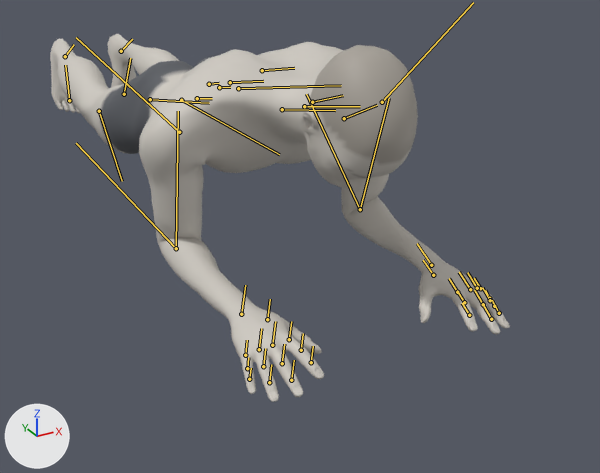
One commit to the glTF model exports/front-plank.glb: the scene before it, then after it.
One viewpoint serves both versions: a 50 mm lens placed at (-0.724, -1.82, 0.743), pointed at (0.159, -0.215, -0.059). Every picture has the same lights, and +X, +Y and +Z are marked at lower left. The picture after the commit comes second. Both versions are drawn at frame 273 of the action 'front-plank'; the numbers are the values there. The bones that change, and the others that lie on the model, are drawn over the model as lines.
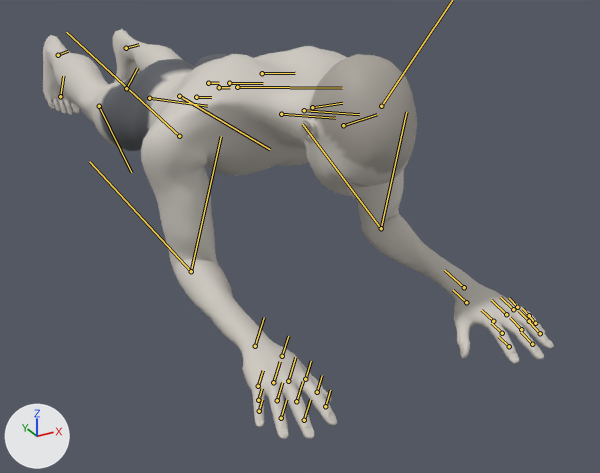
Where the change shows, as pixel boxes [x1, y1, x2, y2] in the pictures (600 x 473 px):
'Mesh_0', posed (11% wider, 12% taller): before [50, 34, 510, 402]; after [43, 29, 554, 440]
bone 'pelvis', root to tip: before (197, 98) to (212, 98); after (196, 97) to (211, 97)
bone 'lowerarm_l', root to tip: before (360, 209) to (389, 98); after (381, 228) to (406, 112)
bone 'hand_l', root to tip: before (431, 265) to (417, 243); after (464, 287) to (444, 270)
bone 'upperarm_r', root to tip: before (179, 132) to (76, 37); after (179, 136) to (66, 32)
bone 'lowerarm_r', root to tip: before (176, 248) to (76, 143); after (191, 271) to (89, 161)
bone 'hand_r', root to tip: before (241, 314) to (245, 285); after (255, 346) to (264, 317)
bone 'calf_l', root to tip: before (181, 100) to (279, 154); after (179, 96) to (270, 149)
bone 'foot_l', root to tip: before (121, 51) to (132, 39); after (126, 48) to (139, 44)
bone 'ball_l', root to tip: before (124, 94) to (130, 58); after (126, 88) to (137, 68)
bone 'calf_r', root to tip: before (99, 111) to (122, 181); after (99, 106) to (131, 172)
bone 'foot_r', root to tip: before (65, 56) to (74, 44); after (58, 55) to (68, 51)
bone 'ball_r', root to tip: before (69, 100) to (65, 65); after (60, 96) to (63, 76)

Diff of the bpy script that builds the scene:
```diff
--- a/exports/front-plank.glb.py
+++ b/exports/front-plank.glb.py
@@ bone_pelvis @@
 bone_pelvis = bpy.data.objects['Body'].pose.bones['pelvis']  # child of 'Root'
-bone_pelvis.location = (-0.006, -0.729, 0.0)
-bone_pelvis.rotation_quaternion = (0.782, 0.0, 0.0, -0.624)  # degrees (0, 0, -77)
+bone_pelvis.location = (-0.01, -0.726, 0.0)
+bone_pelvis.rotation_quaternion = (0.774, 0.0, 0.0, -0.633)  # degrees (0, 0, -79)
@@ bone_upperarm_l @@
 bone_upperarm_l = bpy.data.objects['Body'].pose.bones['upperarm_l']  # child of 'clavicle_l'
-bone_upperarm_l.rotation_quaternion = (0.802, -0.282, -0.146, 0.505)  # degrees (-37, 3, 63)
+bone_upperarm_l.rotation_quaternion = (0.71, -0.236, -0.199, 0.633)  # degrees (-36, 1, 83)
@@ bone_lowerarm_l @@
 bone_lowerarm_l = bpy.data.objects['Body'].pose.bones['lowerarm_l']  # child of 'upperarm_l'
-bone_lowerarm_l.rotation_quaternion = (0.877, 0.133, -0.371, 0.273)  # degrees (3, -46, 33)
+bone_lowerarm_l.rotation_quaternion = (0.941, 0.123, -0.269, 0.164)  # degrees (10, -33, 17)
@@ bone_hand_l @@
 bone_hand_l = bpy.data.objects['Body'].pose.bones['hand_l']  # child of 'lowerarm_l'
-bone_hand_l.rotation_quaternion = (0.871, 0.402, -0.18, -0.218)  # degrees (52, -8, -32)
+bone_hand_l.rotation_quaternion = (0.801, 0.474, -0.253, -0.264)  # degrees (65, -9, -42)
@@ bone_upperarm_r @@
 bone_upperarm_r = bpy.data.objects['Body'].pose.bones['upperarm_r']  # child of 'clavicle_r'
-bone_upperarm_r.rotation_quaternion = (0.802, 0.282, 0.146, 0.505)  # degrees (37, -3, 63)
+bone_upperarm_r.rotation_quaternion = (0.71, 0.236, 0.199, 0.633)  # degrees (36, -1, 83)
@@ bone_lowerarm_r @@
 bone_lowerarm_r = bpy.data.objects['Body'].pose.bones['lowerarm_r']  # child of 'upperarm_r'
-bone_lowerarm_r.rotation_quaternion = (0.877, -0.133, 0.371, 0.273)  # degrees (-3, 46, 33)
+bone_lowerarm_r.rotation_quaternion = (0.941, -0.123, 0.269, 0.164)  # degrees (-10, 33, 17)
@@ bone_hand_r @@
 bone_hand_r = bpy.data.objects['Body'].pose.bones['hand_r']  # child of 'lowerarm_r'
-bone_hand_r.rotation_quaternion = (-0.871, 0.402, -0.18, 0.218)  # degrees (-52, 8, -32)
+bone_hand_r.rotation_quaternion = (-0.801, 0.474, -0.253, 0.264)  # degrees (-65, 9, -42)
@@ bone_calf_l @@
 bone_calf_l = bpy.data.objects['Body'].pose.bones['calf_l']  # child of 'thigh_l'
-bone_calf_l.rotation_quaternion = (0.985, -0.043, 0.023, -0.163)  # degrees (-5, 2, -19)
+bone_calf_l.rotation_quaternion = (0.989, -0.017, 0.018, -0.145)  # degrees (-2, 2, -17)
@@ bone_foot_l @@
 bone_foot_l = bpy.data.objects['Body'].pose.bones['foot_l']  # child of 'calf_l'
-bone_foot_l.rotation_quaternion = (0.958, 0.082, -0.078, 0.263)  # degrees (7, -11, 30)
+bone_foot_l.rotation_quaternion = (0.981, 0.061, -0.066, 0.173)  # degrees (6, -9, 20)
@@ bone_ball_l @@
 bone_ball_l = bpy.data.objects['Body'].pose.bones['ball_l']  # child of 'foot_l'
-bone_ball_l.rotation_quaternion = (0.936, -0.016, -0.061, 0.346)  # degrees (-4, -6, 41)
+bone_ball_l.rotation_quaternion = (0.975, -0.008, -0.059, 0.213)  # degrees (-2, -6, 25)
@@ bone_calf_r @@
 bone_calf_r = bpy.data.objects['Body'].pose.bones['calf_r']  # child of 'thigh_r'
-bone_calf_r.rotation_quaternion = (0.985, 0.043, -0.023, -0.163)  # degrees (5, -2, -19)
+bone_calf_r.rotation_quaternion = (0.989, 0.017, -0.018, -0.145)  # degrees (2, -2, -17)
@@ bone_foot_r @@
 bone_foot_r = bpy.data.objects['Body'].pose.bones['foot_r']  # child of 'calf_r'
-bone_foot_r.rotation_quaternion = (0.958, -0.082, 0.078, 0.263)  # degrees (-7, 11, 30)
+bone_foot_r.rotation_quaternion = (0.981, -0.061, 0.066, 0.173)  # degrees (-6, 9, 20)
@@ bone_ball_r @@
 bone_ball_r = bpy.data.objects['Body'].pose.bones['ball_r']  # child of 'foot_r'
-bone_ball_r.rotation_quaternion = (0.936, 0.016, 0.061, 0.346)  # degrees (4, 6, 41)
+bone_ball_r.rotation_quaternion = (0.975, 0.008, 0.059, 0.213)  # degrees (2, 6, 25)
```
